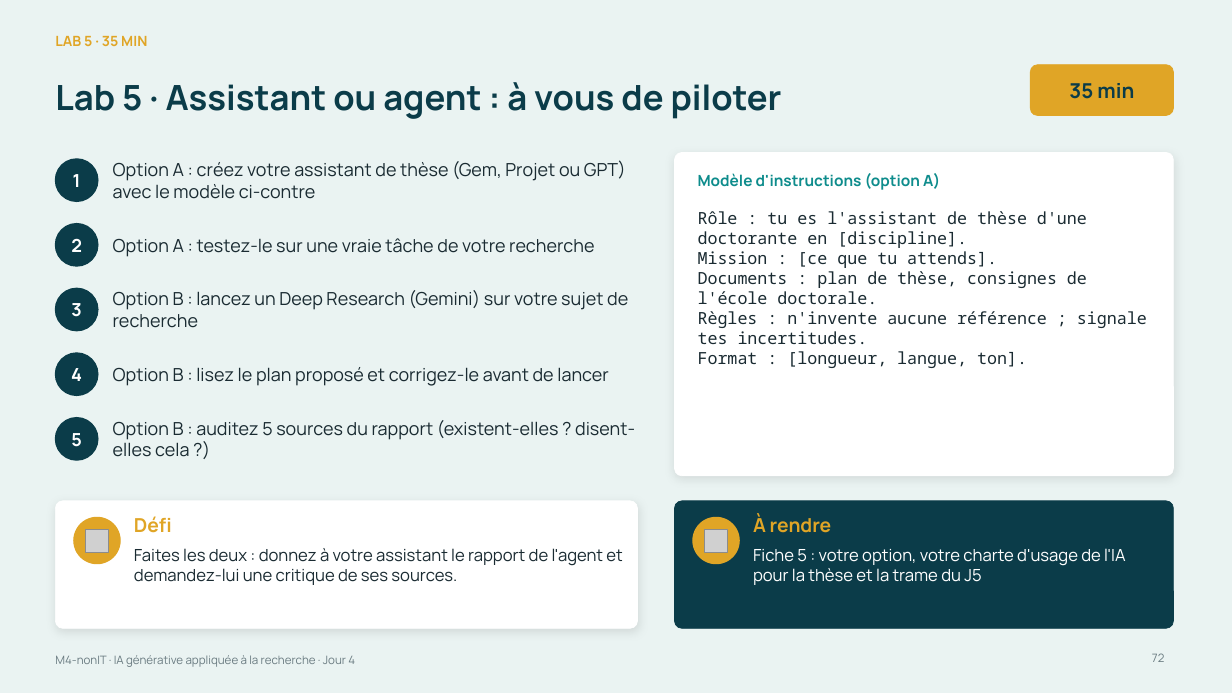
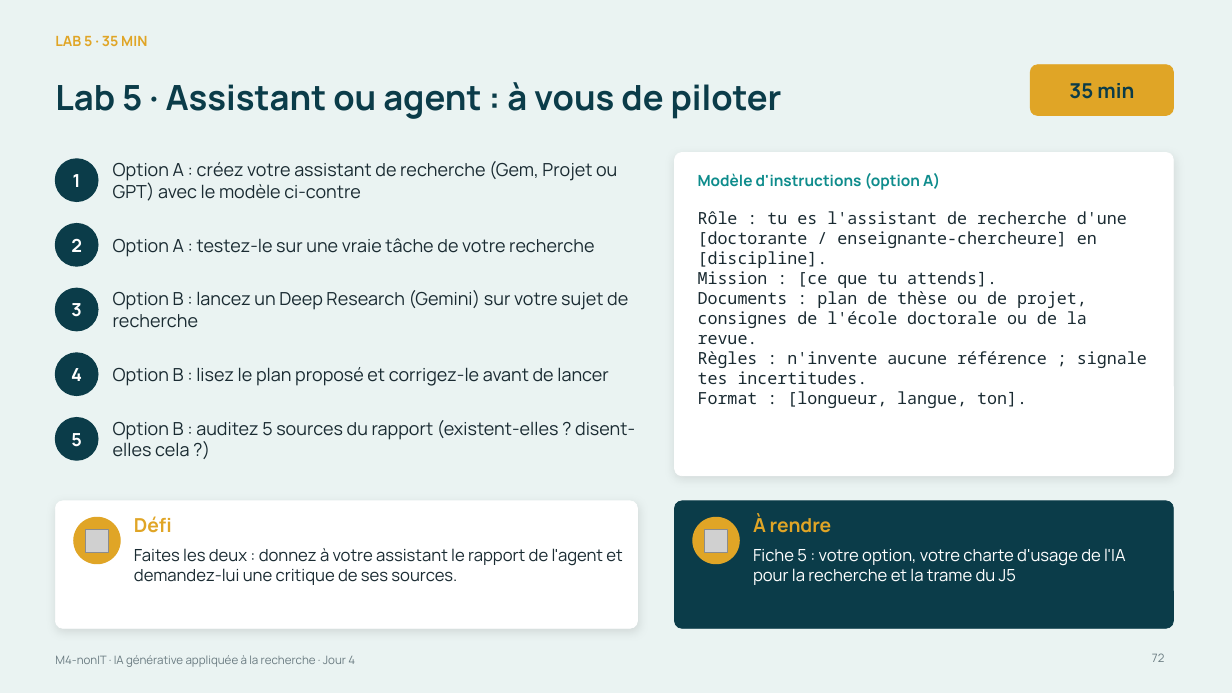
Before and after one commit to Amevi-isi/formation-chercheur-univ, a slide deck: slide 72 of module4_nonIT/M4-nonIT_IA_generative_appliquee.pptx. Drawn at 1232x693 pixels with LibreOffice and Linux fonts; fonts in the diff are those of the drawing; grey boxes stand for pictures. Boxes give left, top, right and bottom in pixels: in the first picture for what was removed or moved away, otherwise in the second. Text is boxed around its words. In the diff, an @@ line names an element or a change of style, - is before the commit and + after.

```diff
--- a/module4_nonIT/M4-nonIT_IA_generative_appliquee.pptx
+++ b/module4_nonIT/M4-nonIT_IA_generative_appliquee.pptx
@@ text at [113,161,617,201]: text changed @@
-Option A : créez votre assistant de thèse (Gem, Projet ou GPT) avec le modèle ci-contre
+Option A : créez votre assistant de recherche (Gem, Projet ou GPT) avec le modèle ci-contre
@@ text at [698,211,1127,268]: text changed @@
-Rôle : tu es l'assistant de thèse d'une doctorante en [discipline].
+Rôle : tu es l'assistant de recherche d'une [doctorante / enseignante-chercheure] en [discipline].
@@ text at [698,291,1087,344]: text changed @@
-Documents : plan de thèse, consignes de l'école doctorale.
+Documents : plan de thèse ou de projet, consignes de l'école doctorale ou de la revue.
@@ text at [753,548,1125,585]: text changed @@
-Fiche 5 : votre option, votre charte d'usage de l'IA pour la thèse et la trame du J5
+Fiche 5 : votre option, votre charte d'usage de l'IA pour la recherche et la trame du J5
```
Also in this commit, not shown: 15 other slides changed, 9 other files.
